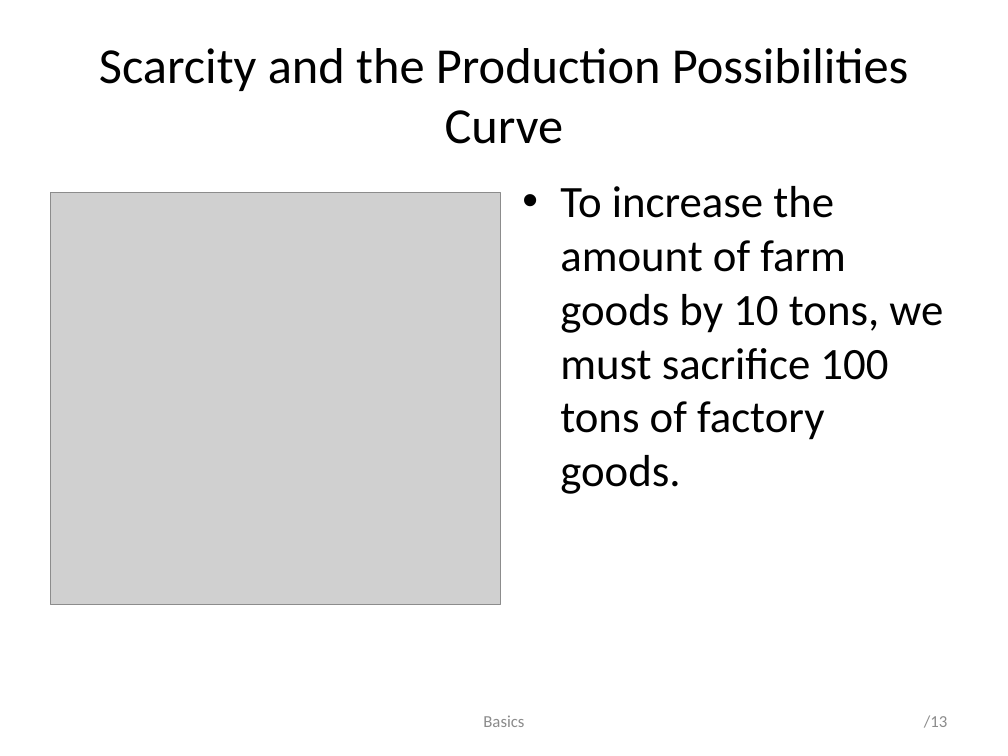
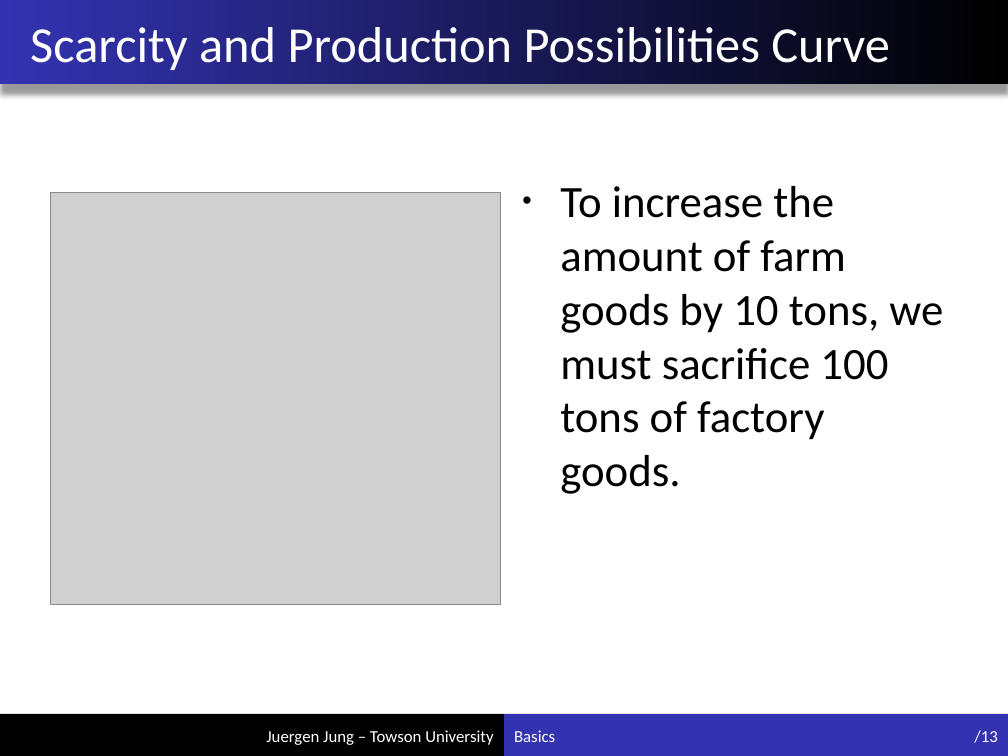
Before and after one commit to juejung/juejung.github.io, a slide deck: slide 13 of jdocs/Macro1/basics1_4.pptx. Drawn at 1008x756 pixels with LibreOffice and Linux fonts; fonts in the diff are those of the drawing; grey boxes stand for pictures. Boxes give left, top, right and bottom in pixels: in the first picture for what was removed or moved away, otherwise in the second. Text is boxed around its words. In the diff, an @@ line names an element or a change of style, - is before the commit and + after.

Commit message:
add new formatting to slides

```diff
--- a/jdocs/Macro1/basics1_4.pptx
+++ b/jdocs/Macro1/basics1_4.pptx
@@ rectangle added at (0,0,1008,84), fill gradient #000000 to #3333B2 @@
@@ title at (30,27,890,70): text changed; text colour #000000 to #F0F0F0 @@
-Scarcity and the Production Possibilities Curve
+Scarcity and Production Possibilities Curve
@@ rectangle added at (0,714,504,756), fill #000000 @@
@@ text "Basics": place and size @@
-text "Basics" at (483,715,524,727)
+text "Basics" at (514,730,555,742)
@@ text "Basics" at (514,730,555,742): text colour #8C8C8C to #F0F0F0; alignment centre to left @@
@@ rectangle added at (504,714,1008,756), fill #3333B2 @@
@@ page number: place and size @@
-page number at (924,715,947,728)
+page number at (974,730,997,743)
@@ page number at (974,730,997,743): text colour #8C8C8C to #F0F0F0 @@
@@ text added at (266,730,493,745), 12 pt, text #F0F0F0 @@
+Juergen Jung – Towson University
```
Also in this commit, not shown: 47 other slides changed, 3 other files.
